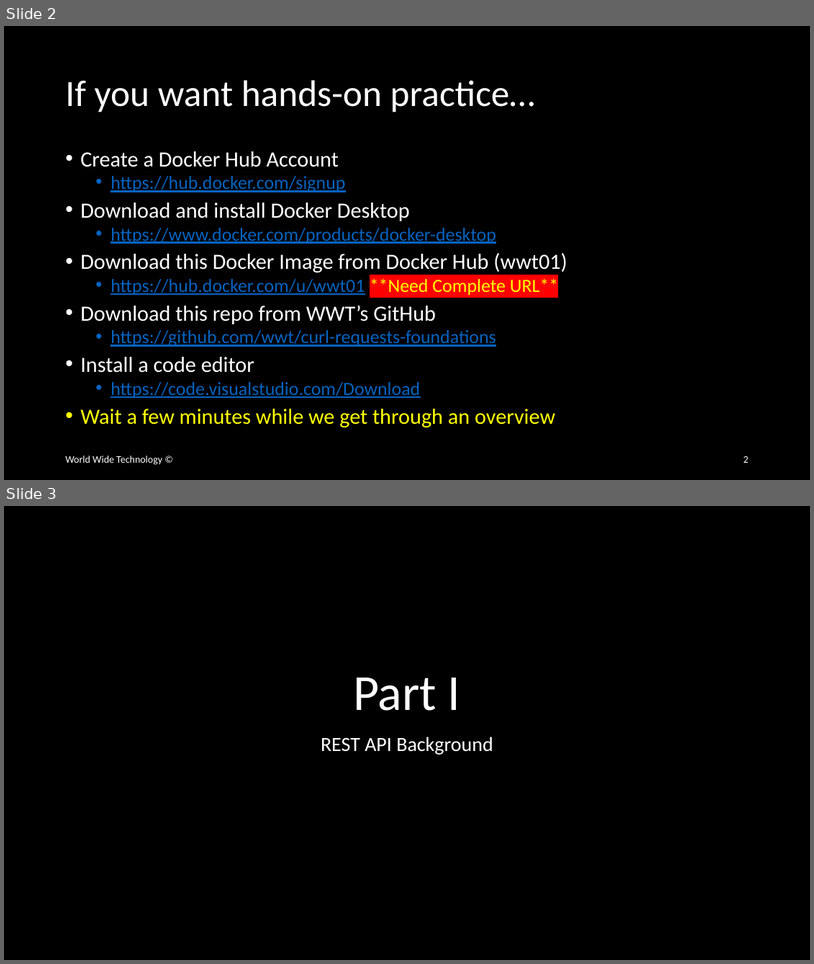
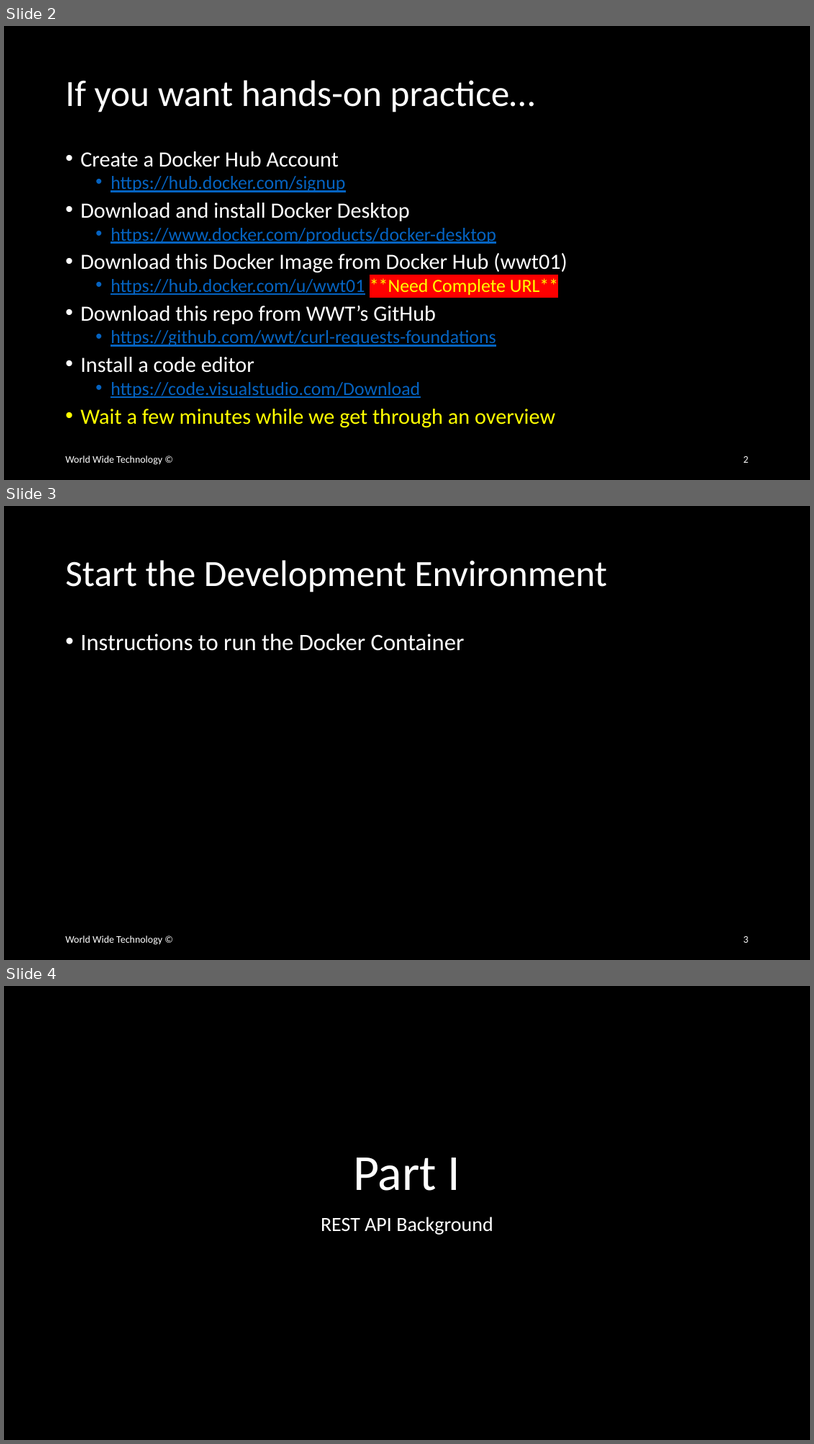
Before and after one commit to wwt/curl-requests-foundations, a slide deck: curl-requests-foundations.pptx. Shown one above the other, each under a label of ours: slides 2 and 3 before the commit, slides 2, 3 and 4 after it. The pictures are 814x964 and 814x1444 pixels, drawn with LibreOffice and Linux fonts; fonts in the diff are those of the drawing. Boxes give left, top, right and bottom in pixels: in the first picture for what was removed or moved away, otherwise in the second. Text is boxed around its words. In the diff, an @@ line names an element or a change of style, - is before the commit and + after.

Commit message:
Started cURL command flags, added slide with outline for instructions to start the Docker development environment

```diff
--- a/curl-requests-foundations.pptx
+++ b/curl-requests-foundations.pptx
@@ slide 3 added at (x1=4, y1=506, x2=810, y2=960), background #000000 @@
@@ title added at (x1=65, y1=560, x2=607, y2=592), 44 pt, text #FFFFFF @@
+Start the Development Environment
@@ text added at (x1=80, y1=633, x2=465, y2=651), 28 pt, text #FFFFFF @@
+• Instructions to run the Docker Container
@@ text added at (x1=65, y1=935, x2=162, y2=944), 12 pt, text #FFFFFF @@
+World Wide Technology ©
@@ page number added at (x1=743, y1=936, x2=748, y2=942), 12 pt, text #FFFFFF @@
+3
@@ what was slide 3 is now slide 4 @@
```
Also in this commit, not shown: 2 other slides added.
